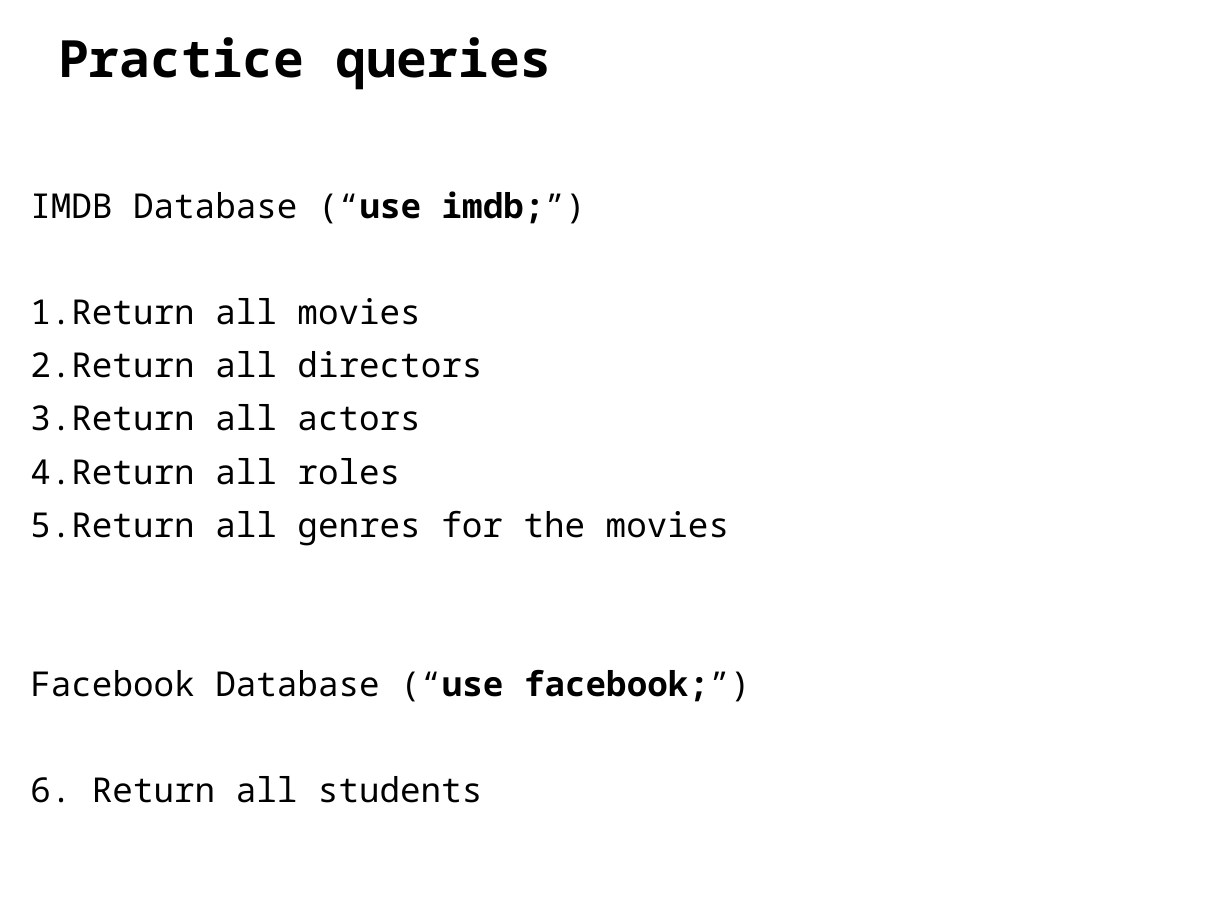
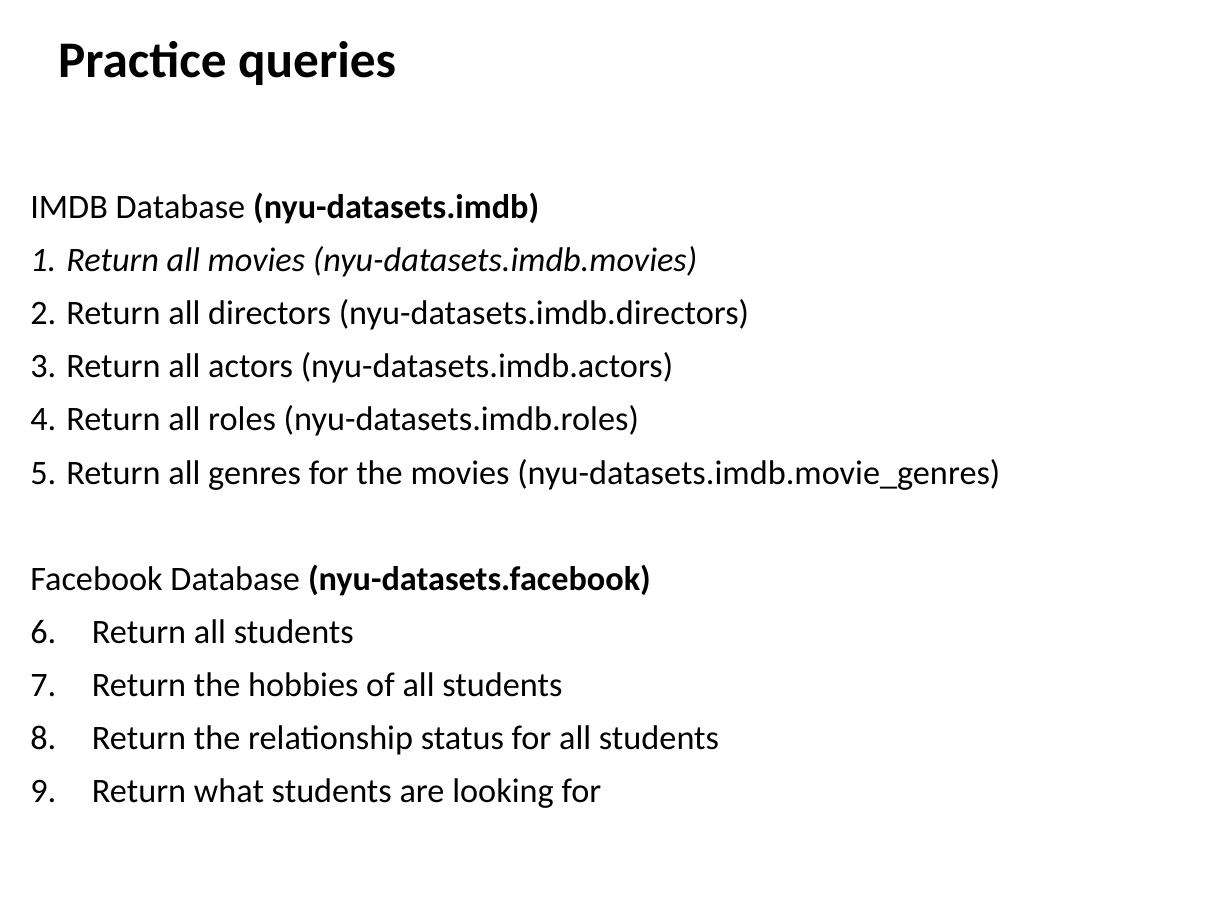
Before and after one commit to ipeirotis/introduction-to-databases, a slide deck: slide 7 of session2/B-SQL_Selection_Queries.pptx (slide 3 before the commit). Drawn at 1232x924 pixels with LibreOffice and Linux fonts; fonts in the diff are those of the drawing. Boxes give left, top, right and bottom in pixels: in the first picture for what was removed or moved away, otherwise in the second. Text is boxed around its words. In the diff, an @@ line names an element or a change of style, - is before the commit and + after.

```diff
--- a/session2/B-SQL_Selection_Queries.pptx
+++ b/session2/B-SQL_Selection_Queries.pptx
@@ text "Practice queries" at <box>58,41,396,85</box>: font Noto Sans Mono to Calibri @@
@@ text at <box>30,192,1000,596</box>: text changed; font Noto Sans Mono to Calibri @@
-IMDB Database (“use imdb;”)
-1. Return all movies
-2. Return all directors
-3. Return all actors
-4. Return all roles
-5. Return all genres for the movies
-Facebook Database (“use facebook;”)
+IMDB Database (nyu-datasets.imdb)
+1. Return all movies (nyu-datasets.imdb.movies)
+2. Return all directors (nyu-datasets.imdb.directors)
+3. Return all actors (nyu-datasets.imdb.actors)
+4. Return all roles (nyu-datasets.imdb.roles)
+5. Return all genres for the movies (nyu-datasets.imdb.movie_genres)
+Facebook Database (nyu-datasets.facebook)
@@ text at <box>92,619,354,644</box>: font Noto Sans Mono to Calibri in "Return all students" @@
@@ text at <box>92,672,719,808</box>: paragraphs added @@
+2. Return the hobbies of all students
+3. Return the relationship status for all students
+4. Return what students are looking for
```
Also in this commit, not shown: 9 other slides changed, 7 slides added, 2 slides removed.
